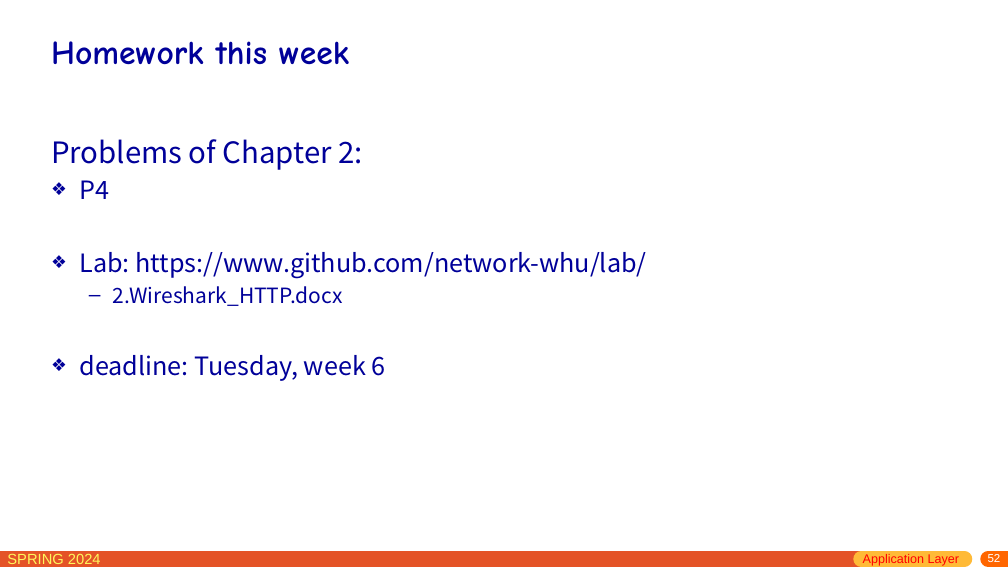
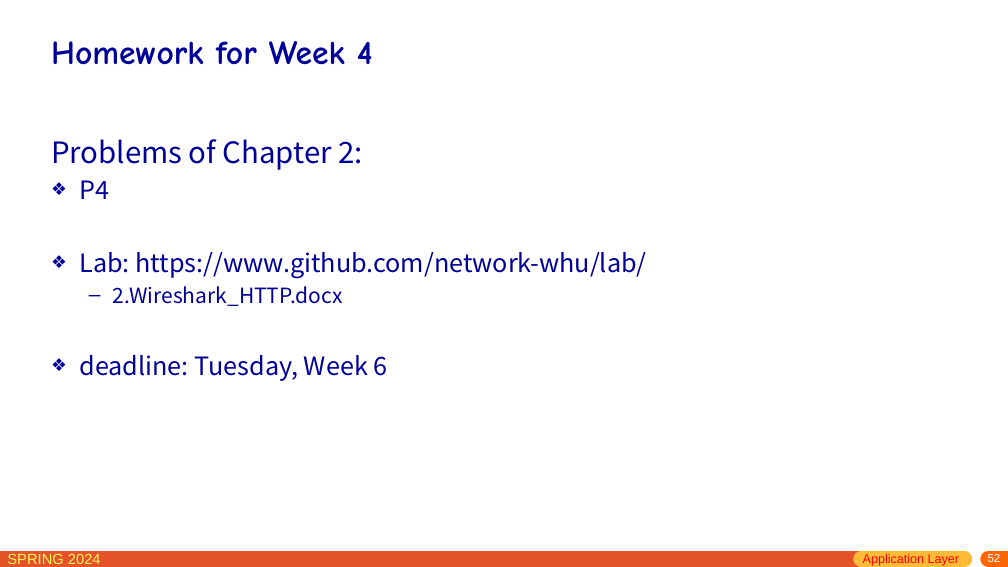
Before and after one commit to network-whu/slides, a slide deck: slide 52 of pptx/chapter2.pptx. Drawn at 1008x567 pixels with LibreOffice and Linux fonts; fonts in the diff are those of the drawing. Boxes give left, top, right and bottom in pixels: in the first picture for what was removed or moved away, otherwise in the second. Text is boxed around its words. In the diff, an @@ line names an element or a change of style, - is before the commit and + after.

Commit message:
week 5

```diff
--- a/pptx/chapter2.pptx
+++ b/pptx/chapter2.pptx
@@ title at box(51, 41, 373, 65): text changed @@
-Homework this week
+Homework for Week 4
@@ text at box(79, 355, 388, 381): text changed @@
-❖ deadline: Tuesday, week 6
+❖ deadline: Tuesday, Week 6
```
Also in this commit, not shown: 8 other slides changed, 2 slides removed.
